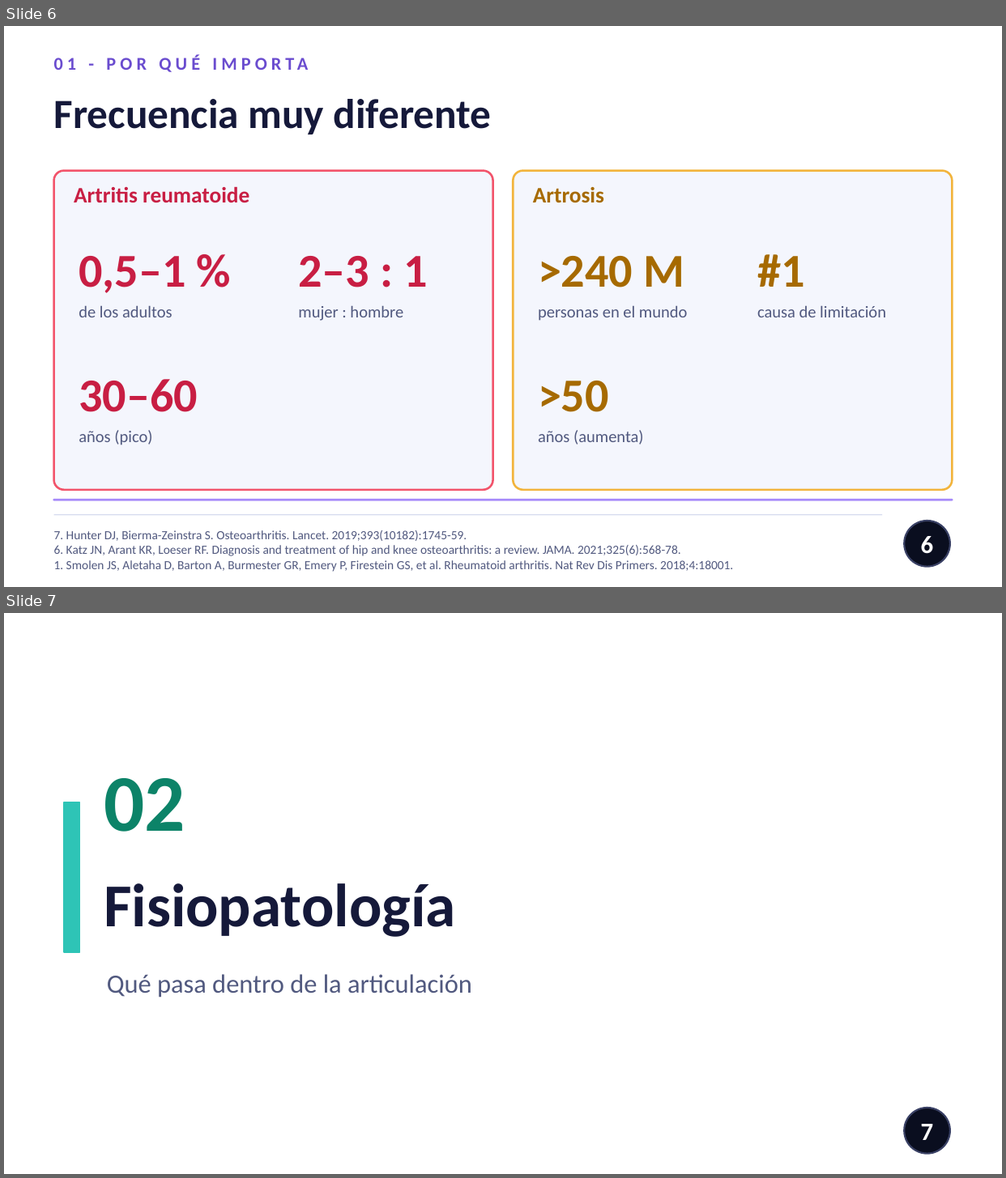
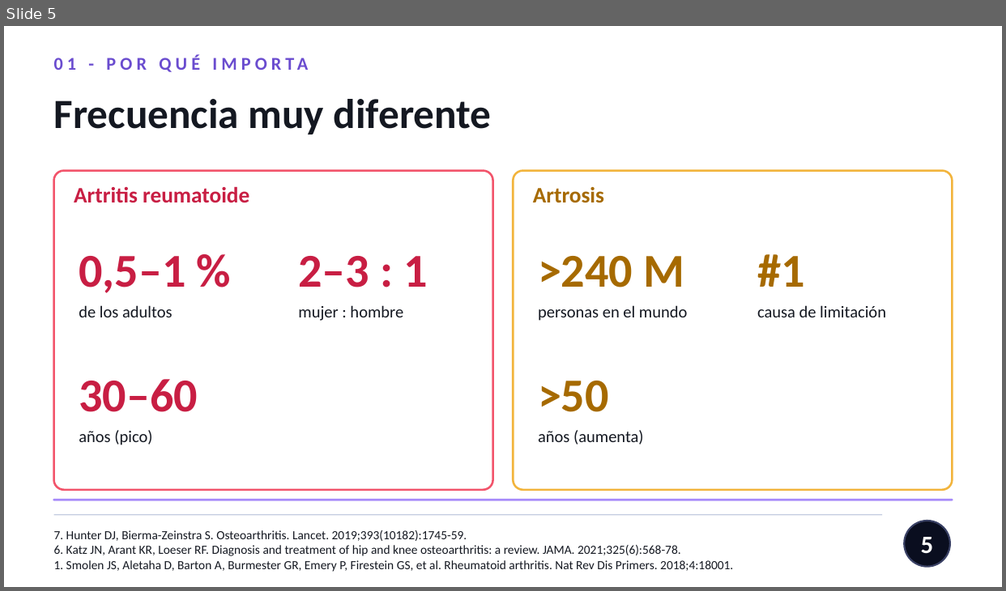
Before and after one commit to nestor120512/nes, a slide deck: Dx_AR_vs_artrosis.pptx. Shown one above the other, each under a label of ours: slides 6 and 7 before the commit, slide 5 after it. The pictures are 1006x1178 and 1006x591 pixels, drawn with LibreOffice and Linux fonts; fonts in the diff are those of the drawing. Boxes give left, top, right and bottom in pixels: in the first picture for what was removed or moved away, otherwise in the second. Text is boxed around its words. In the diff, an @@ line names an element or a change of style, - is before the commit and + after.

```diff
--- a/Dx_AR_vs_artrosis.pptx
+++ b/Dx_AR_vs_artrosis.pptx
@@ slide 7 removed at bbox=[4, 613, 1002, 1174], background #FFFFFF @@
@@ text removed at bbox=[104, 778, 185, 832] @@
-02
@@ rectangle removed at bbox=[64, 803, 80, 952] @@
@@ text removed at bbox=[104, 884, 456, 937] @@
-Fisiopatología
@@ text removed at bbox=[107, 974, 472, 998] @@
-Qué pasa dentro de la articulación
@@ ellipse removed at bbox=[904, 1108, 950, 1154] @@
@@ page number removed at bbox=[921, 1124, 934, 1140] @@
-7
@@ what was slide 6 is now slide 5 @@
@@ slide 5 changed as well @@
@@ text "Frecuencia muy diferente" at bbox=[54, 99, 492, 135]: text colour #15193A to #141821 @@
@@ rounded rectangle at bbox=[54, 171, 493, 490]: fill #F4F6FD to #FFFFFF @@
@@ rounded rectangle at bbox=[513, 171, 952, 490]: fill #F4F6FD to #FFFFFF @@
@@ text colour #51597F to #141821 in 7 elements at bbox=[54, 531, 733, 572], bbox=[79, 305, 172, 318], bbox=[298, 305, 403, 321], bbox=[79, 430, 152, 446], bbox=[538, 305, 688, 321], bbox=[757, 305, 886, 318], bbox=[538, 430, 644, 445] @@
@@ line (54, 515) - (882, 515): stroke #D7DCEF 0.75 pt to #C4CCE0 0.75 pt @@
@@ page number at bbox=[921, 537, 934, 554]: text changed @@
-6
+5
```
Also in this commit, not shown: 28 other slides changed, 3 slides added, 7 other slides removed.
